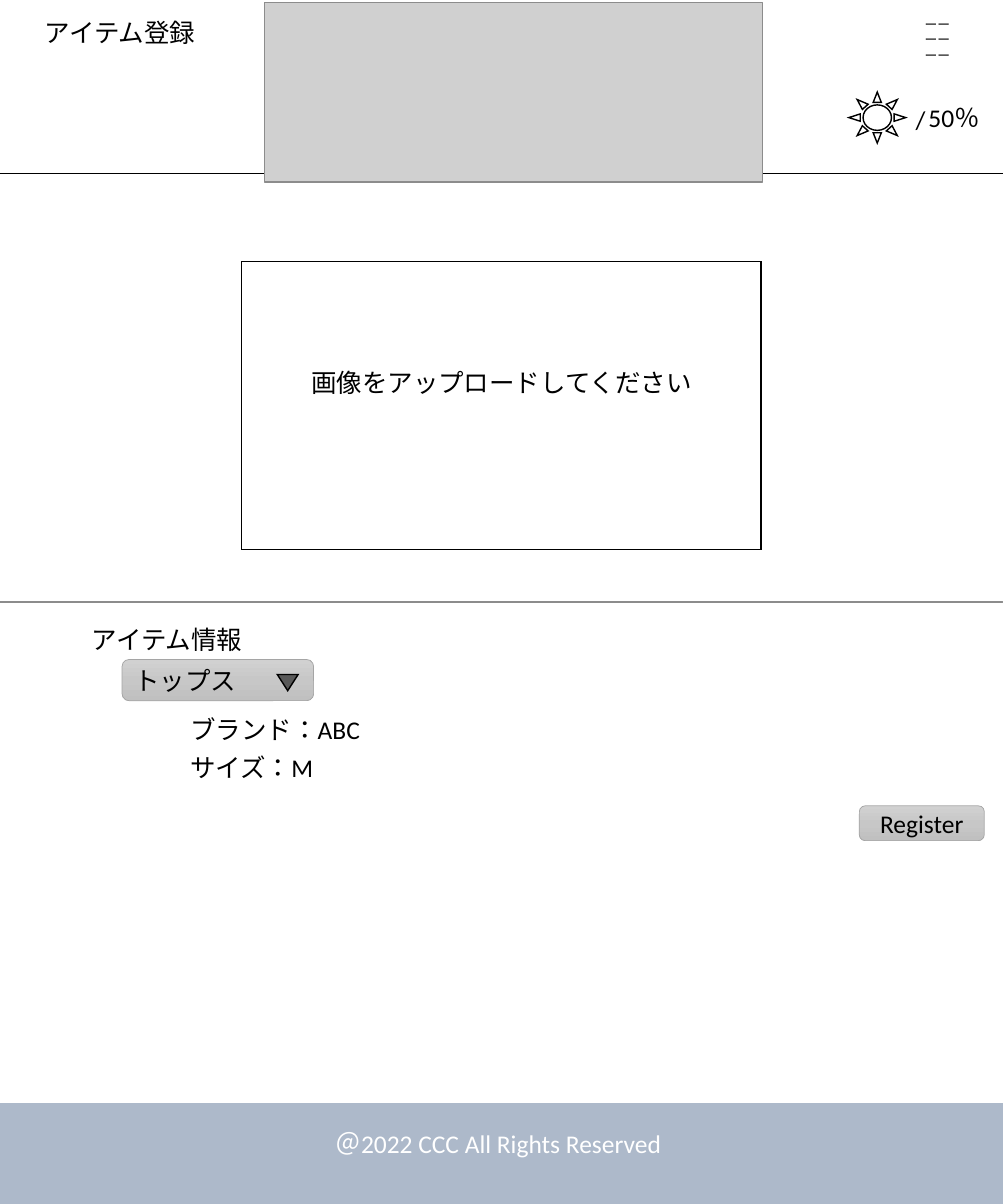
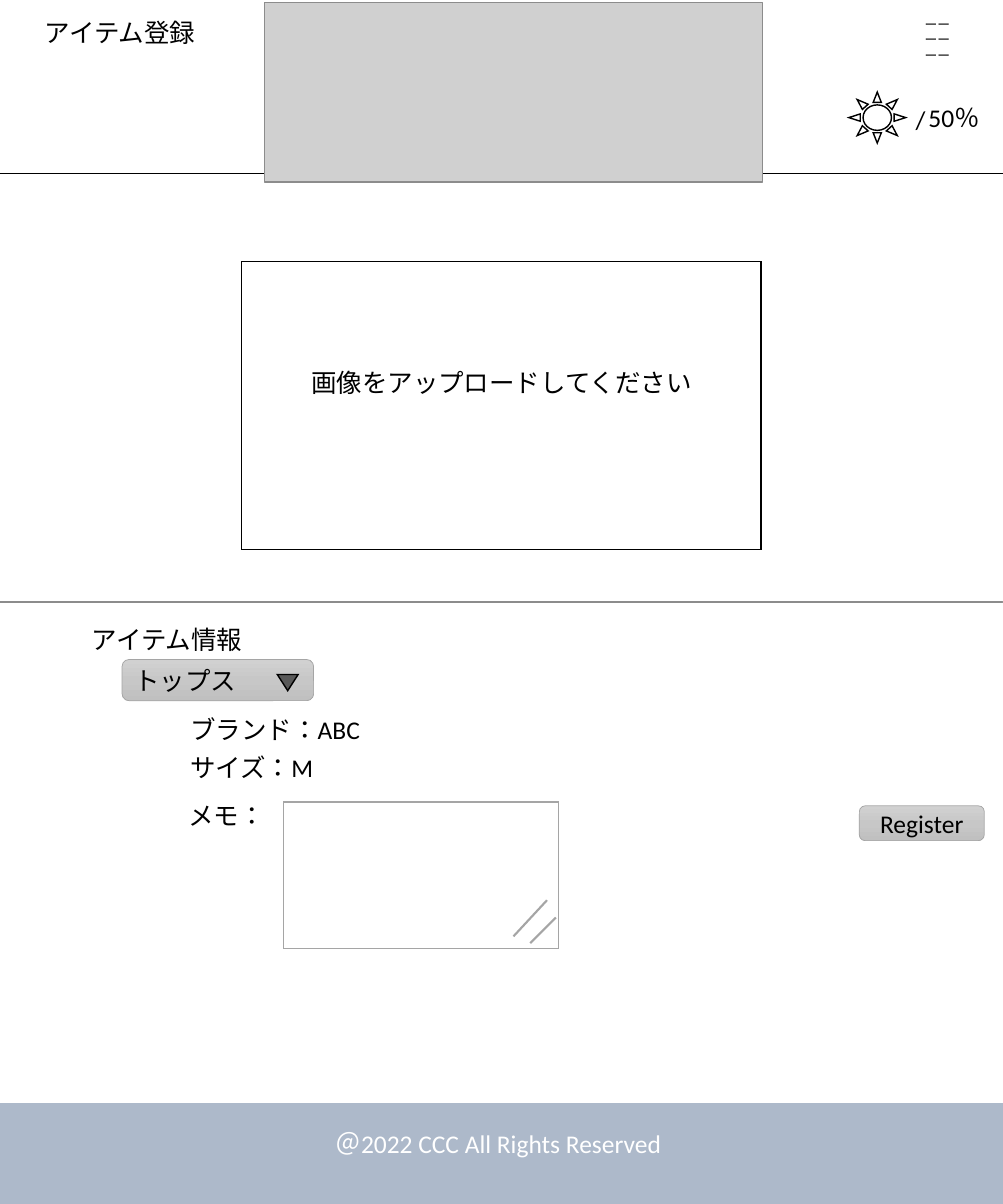
Before and after one commit to dojo2022/E-4, a slide deck: slide 12 of doc/デザイン.pptx. Drawn at 1003x1204 pixels with LibreOffice and Linux fonts; fonts in the diff are those of the drawing; grey boxes stand for pictures. Boxes give left, top, right and bottom in pixels: in the first picture for what was removed or moved away, otherwise in the second. Text is boxed around its words. In the diff, an @@ line names an element or a change of style, - is before the commit and + after.

```diff
--- a/doc/デザイン.pptx
+++ b/doc/デザイン.pptx
@@ text added at (188, 805, 264, 826), 18 pt, text #000000 @@
+メモ：
@@ rectangle added at (283, 802, 558, 949), fill #FFFFFF, outline #A5A5A5 1 pt @@
@@ line added from (547, 900) to (514, 936), #A5A5A5 1.5 pt @@
@@ line added from (556, 917) to (530, 943), #A5A5A5 1.5 pt @@
```
Also in this commit, not shown: 6 other slides changed.
